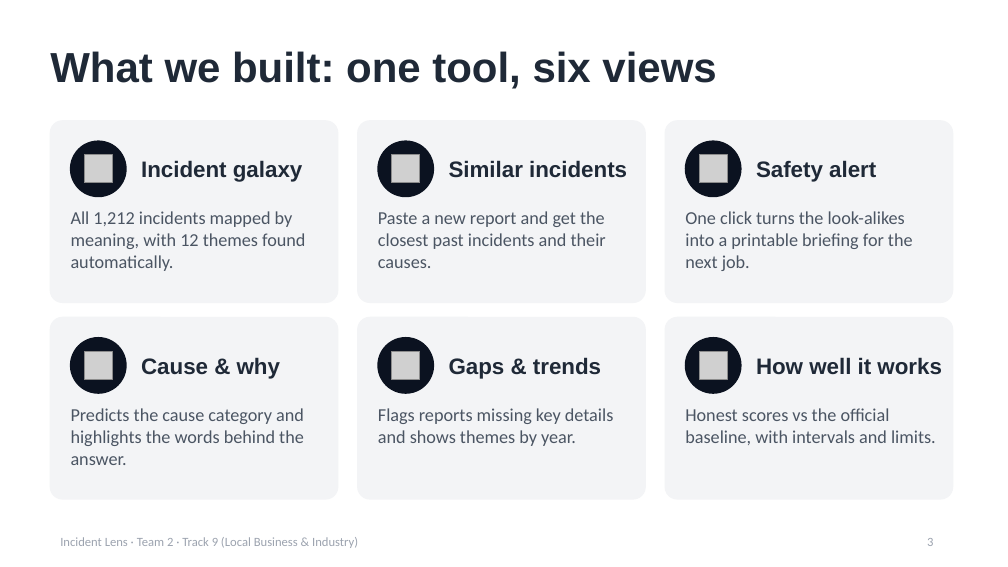
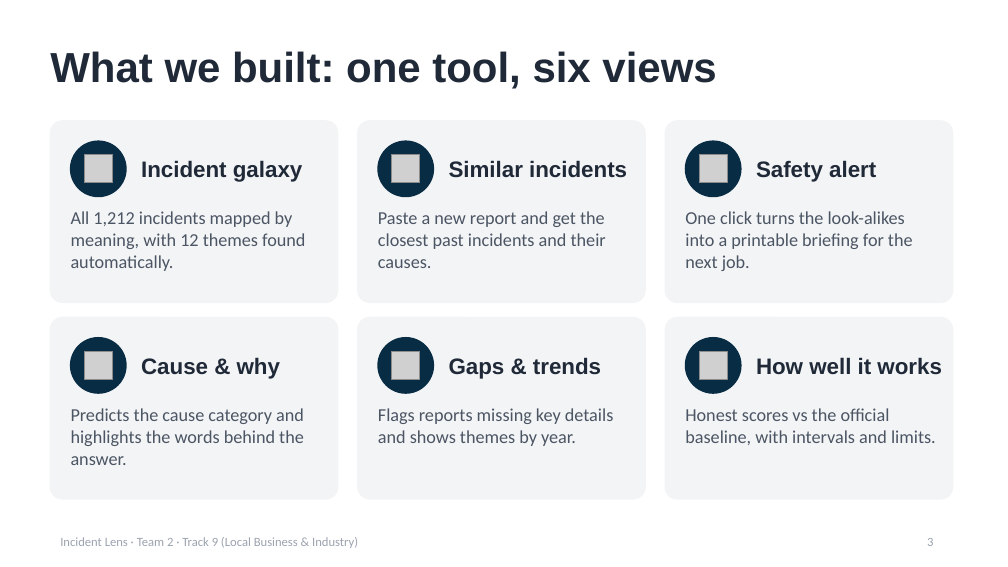
Before and after one commit to Epinore/incident-lens, a slide deck: slide 3 of slides/Team 2 slides.pptx. Drawn at 1008x567 pixels with LibreOffice and Linux fonts; fonts in the diff are those of the drawing; grey boxes stand for pictures. Boxes give left, top, right and bottom in pixels: in the first picture for what was removed or moved away, otherwise in the second. Text is boxed around its words. In the diff, an @@ line names an element or a change of style, - is before the commit and + after.

```diff
--- a/slides/Team 2 slides.pptx
+++ b/slides/Team 2 slides.pptx
@@ fill #0B1220 to #082C44; outline #0B1220 1 pt to #082C44 1 pt in 6 elements at (71, 141, 126, 197), (378, 141, 433, 197), (685, 141, 741, 197), (71, 338, 126, 393), (378, 338, 433, 393), (685, 338, 741, 393) @@
```
Also in this commit, not shown: 4 other slides changed, 12 other files.
